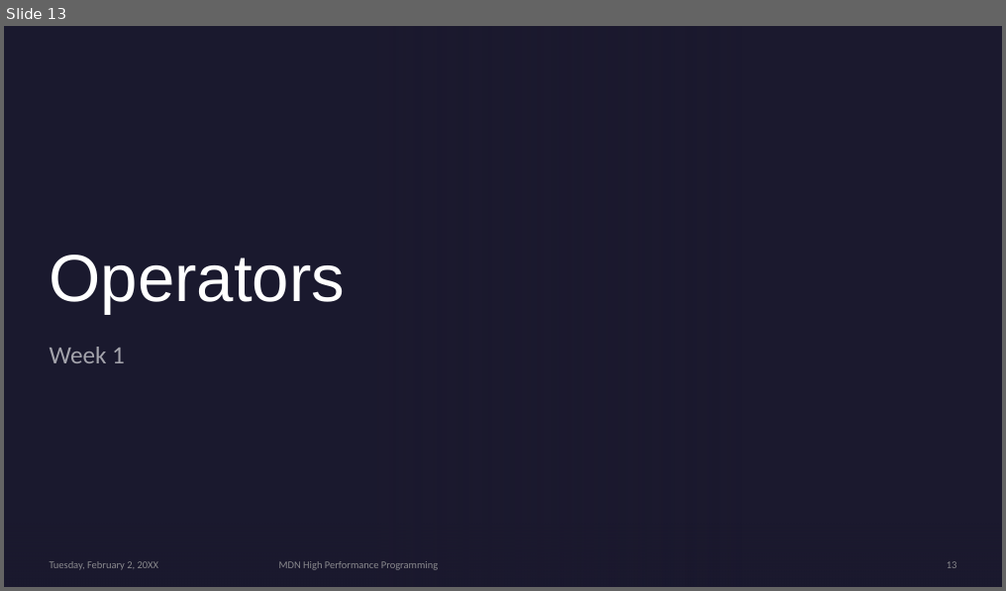
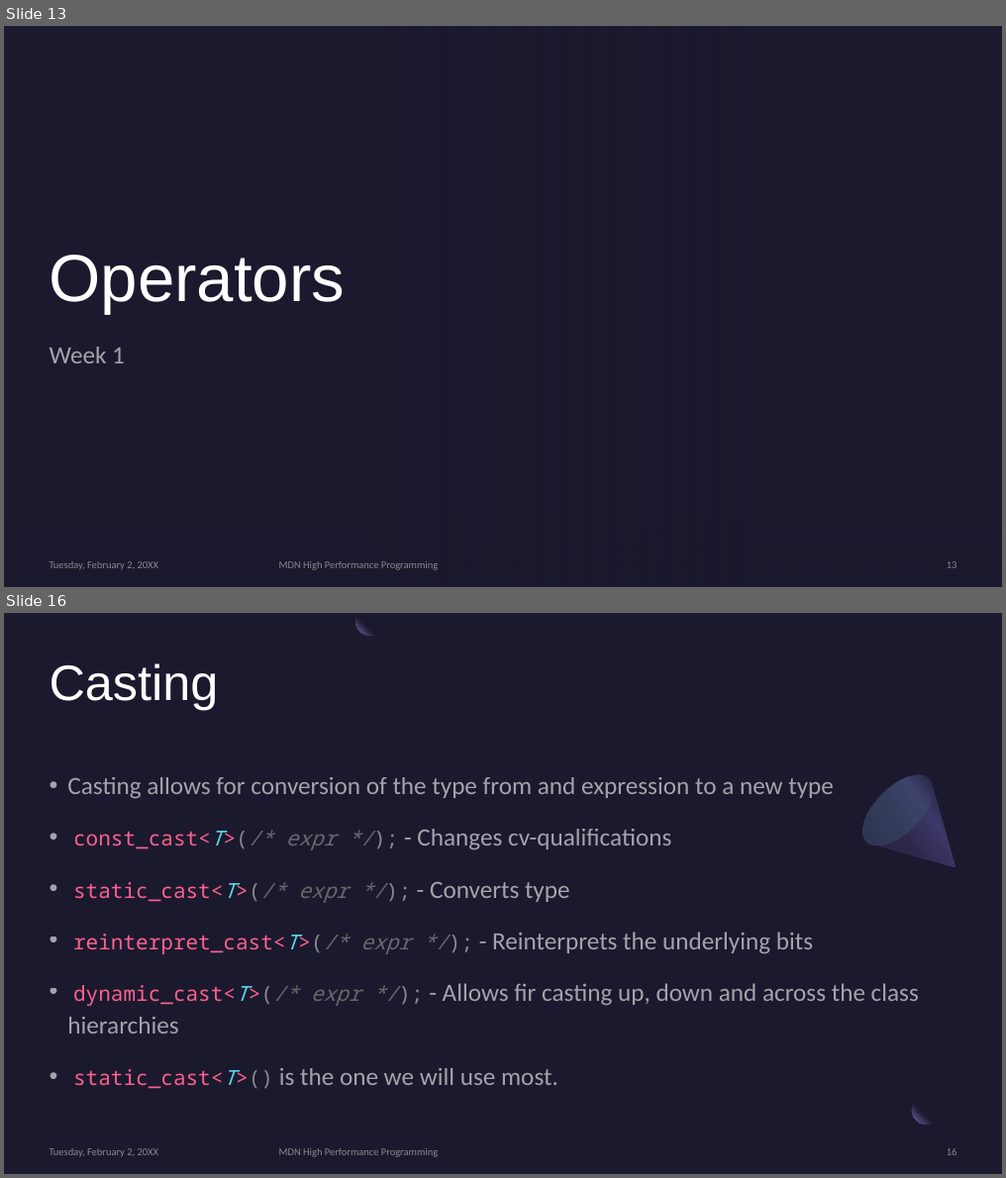
Before and after one commit to MonashDeepNeuron/HPP, a slide deck: content/week1/slides/week1.pptx. Shown one above the other, each under a label of ours: slide 13 before the commit, slides 13 and 16 after it; the slides between them are not shown. The pictures are 1006x591 and 1006x1178 pixels, drawn with LibreOffice and Linux fonts; fonts in the diff are those of the drawing; background and template pictures are left out. Boxes give left, top, right and bottom in pixels: in the first picture for what was removed or moved away, otherwise in the second. Text is boxed around its words. In the diff, an @@ line names an element or a change of style, - is before the commit and + after.

```diff
--- a/content/week1/slides/week1.pptx
+++ b/content/week1/slides/week1.pptx
@@ slide 16 added at (x1=4, y1=613, x2=1002, y2=1174), background #1B192E @@
@@ freeform shape added at (x1=355, y1=613, x2=385, y2=636), fill gradient #1B192E to #7771B2 @@
@@ title added at (x1=50, y1=663, x2=219, y2=710), 48 pt, text #FFFFFF @@
+Casting
@@ text added at (x1=67, y1=777, x2=919, y2=1089), 24 pt, text #FFFFFF at 60% opacity @@
+• Casting allows for conversion of the type from and expression to a new type
+• const_cast<T>(/* expr */); - Changes cv-qualifications
+• static_cast<T>(/* expr */); - Converts type
+• reinterpret_cast<T>(/* expr */); - Reinterprets the underlying bits
+• dynamic_cast<T>(/* expr */); - Allows fir casting up, down and across the class hierarchies
+• static_cast<T>() is the one we will use most.
@@ freeform shape added at (x1=851, y1=763, x2=987, y2=898), fill gradient #2C284A to #3C3867 to #1B192E @@
@@ ellipse added at (x1=851, y1=763, x2=945, y2=857), fill gradient #454075 to #5BEFC1 @@
@@ ellipse added at (x1=912, y1=1096, x2=942, y2=1125), fill gradient #1B192E to #7771B2 @@
@@ rectangle added at (x1=942, y1=1090, x2=972, y2=1119), fill #1B192E at 80% opacity @@
@@ text added at (x1=50, y1=1149, x2=159, y2=1157), 10 pt, text #A6A6A6 at 80% opacity @@
+Tuesday, February 2, 20XX
@@ text added at (x1=279, y1=1149, x2=438, y2=1157), 10 pt, text #A6A6A6 at 80% opacity @@
+MDN High Performance Programming
@@ page number added at (x1=946, y1=1149, x2=957, y2=1156), 10 pt, text #A6A6A6 at 80% opacity @@
+16
```
Also in this commit, not shown: 7 slides changed, 4 other slides added, 7 slides removed.
